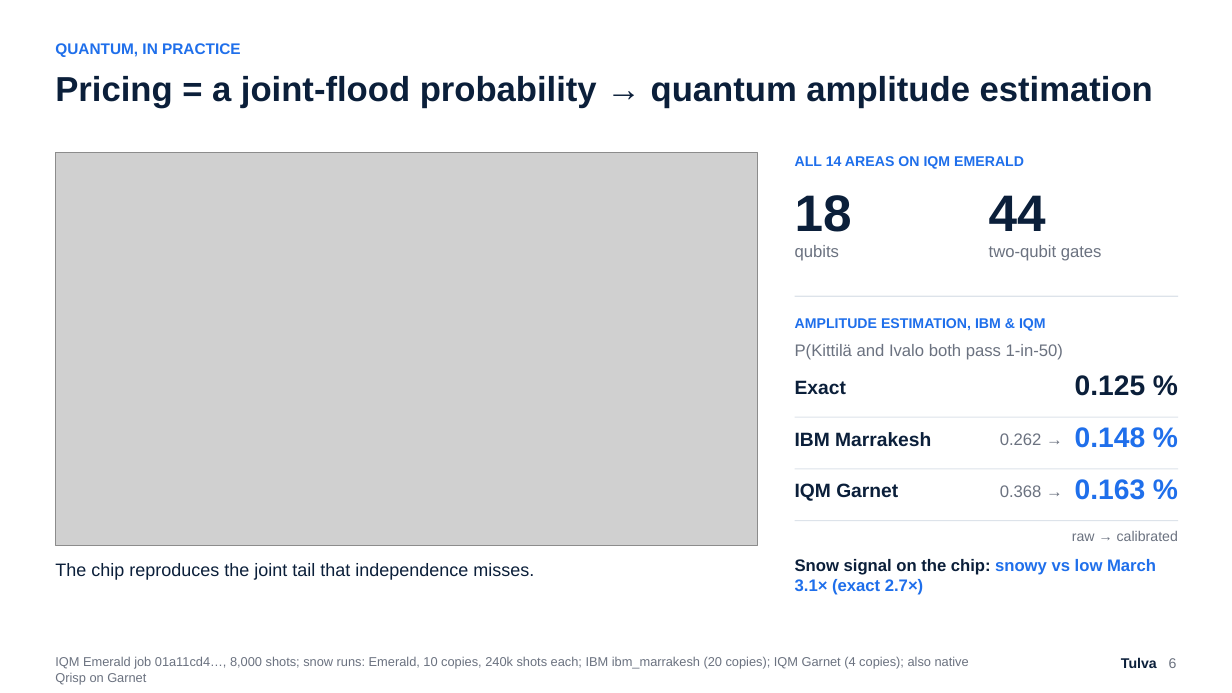
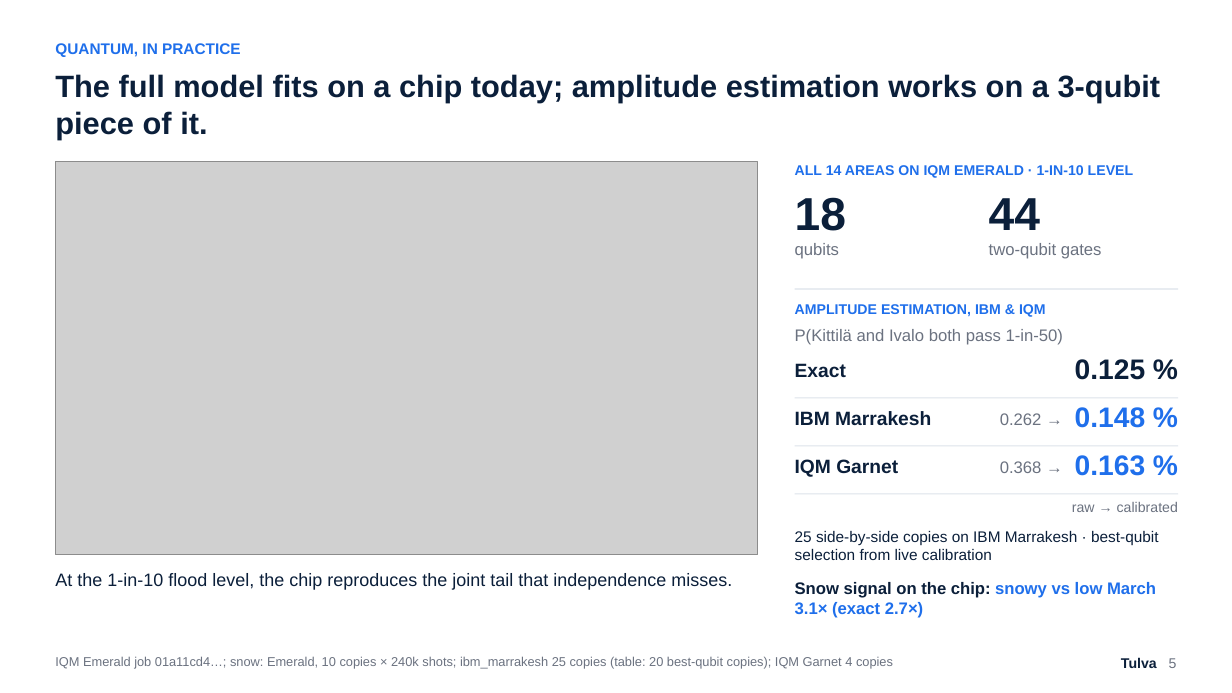
Before and after one commit to Zawaer/tulva, a slide deck: slide 5 of deck/Tulva_QxF2026.pptx (slide 6 before the commit). Drawn at 1232x693 pixels with LibreOffice and Linux fonts; fonts in the diff are those of the drawing; grey boxes stand for pictures. Boxes give left, top, right and bottom in pixels: in the first picture for what was removed or moved away, otherwise in the second. Text is boxed around its words. In the diff, an @@ line names an element or a change of style, - is before the commit and + after.

```diff
--- a/deck/Tulva_QxF2026.pptx
+++ b/deck/Tulva_QxF2026.pptx
@@ text at (x1=55, y1=74, x2=1161, y2=139): text changed; size 27 to 24 pt @@
-Pricing = a joint-flood probability → quantum amplitude estimation
+The full model fits on a chip today; amplitude estimation works on a 3-qubit piece of it.
@@ picture moved from (x1=55, y1=152, x2=758, y2=546) to (x1=55, y1=162, x2=758, y2=555) @@
@@ text at (x1=795, y1=165, x2=1134, y2=178): text changed @@
-ALL 14 AREAS ON IQM EMERALD
+ALL 14 AREAS ON IQM EMERALD · 1-IN-10 LEVEL
@@ text "18" at (x1=795, y1=197, x2=846, y2=231): size 40 to 36 pt @@
@@ text "44" at (x1=989, y1=198, x2=1040, y2=230): size 40 to 36 pt @@
@@ rectangle moved from (x1=795, y1=296, x2=1178, y2=297) to (x1=795, y1=288, x2=1178, y2=289) @@
@@ 4 texts moved together from (x1=795, y1=318, x2=1145, y2=396) to (x1=795, y1=304, x2=1145, y2=380) @@
@@ 3 texts, 1 rectangle moved together from (x1=795, y1=417, x2=1178, y2=448) to (x1=795, y1=397, x2=1178, y2=428) @@
@@ 3 texts, 2 rectangles moved together from (x1=795, y1=469, x2=1178, y2=521) to (x1=795, y1=445, x2=1178, y2=494) @@
@@ text "raw → calibrated" moved from (x1=1072, y1=531, x2=1178, y2=541) to (x1=1072, y1=502, x2=1178, y2=512) @@
@@ text added at (x1=795, y1=531, x2=1158, y2=560), 12 pt, text #0B1F3A @@
+25 side-by-side copies on IBM Marrakesh · best-qubit selection from live calibration
@@ text at (x1=55, y1=573, x2=732, y2=590): text changed @@
-The chip reproduces the joint tail that independence misses.
+At the 1-in-10 flood level, the chip reproduces the joint tail that independence misses.
@@ text "Snow signal on the chip: ..." moved from (x1=795, y1=559, x2=1156, y2=595) to (x1=795, y1=582, x2=1156, y2=618) @@
@@ text at (x1=55, y1=656, x2=893, y2=669): text changed @@
-IQM Emerald job 01a11cd4…, 8,000 shots; snow runs: Emerald, 10 copies, 240k shots each; IBM ibm_marrakesh (20 copies); IQM Garnet (4 copies); also native Qrisp on Garnet
+IQM Emerald job 01a11cd4…; snow: Emerald, 10 copies × 240k shots; ibm_marrakesh 25 copies (table: 20 best-qubit copies); IQM Garnet 4 copies
@@ text at (x1=1121, y1=657, x2=1177, y2=668): text changed @@
-Tulva 6
+Tulva 5
```
Also in this commit, not shown: 5 other slides changed, 1 slide removed, 13 other files.
